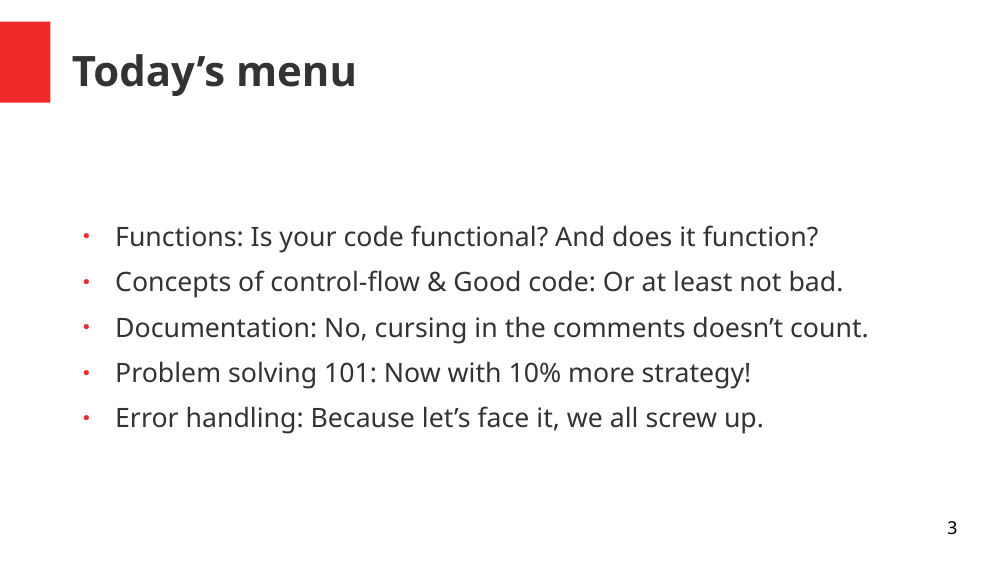
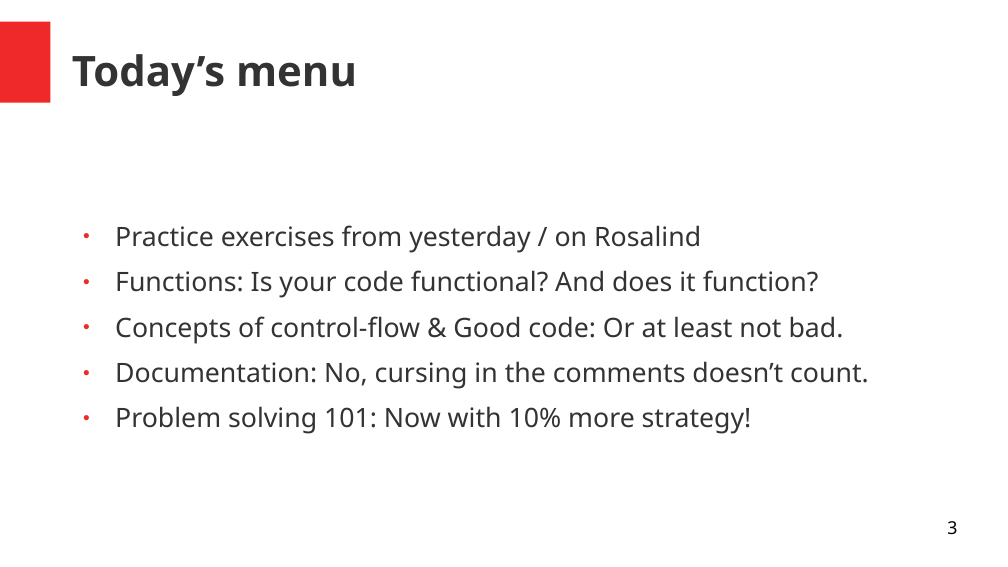
Before and after one commit to Bioinformatics-teaching-UiT/Python_2022, a slide deck: slide 3 of week1/day3/day_3.odp. Drawn at 1008x567 pixels with LibreOffice and Linux fonts; fonts in the diff are those of the drawing. Boxes give left, top, right and bottom in pixels: in the first picture for what was removed or moved away, otherwise in the second. Text is boxed around its words. In the diff, an @@ line names an element or a change of style, - is before the commit and + after.

```diff
--- a/week1/day3/day_3.odp
+++ b/week1/day3/day_3.odp
@@ text at [115,225,701,253]: paragraph added @@
+● Practice exercises from yesterday / on Rosalind
@@ text at [115,406,764,434]: paragraph removed @@
-● Error handling: Because let’s face it, we all screw up.
```
Also in this commit, not shown: 3 other slides changed.
